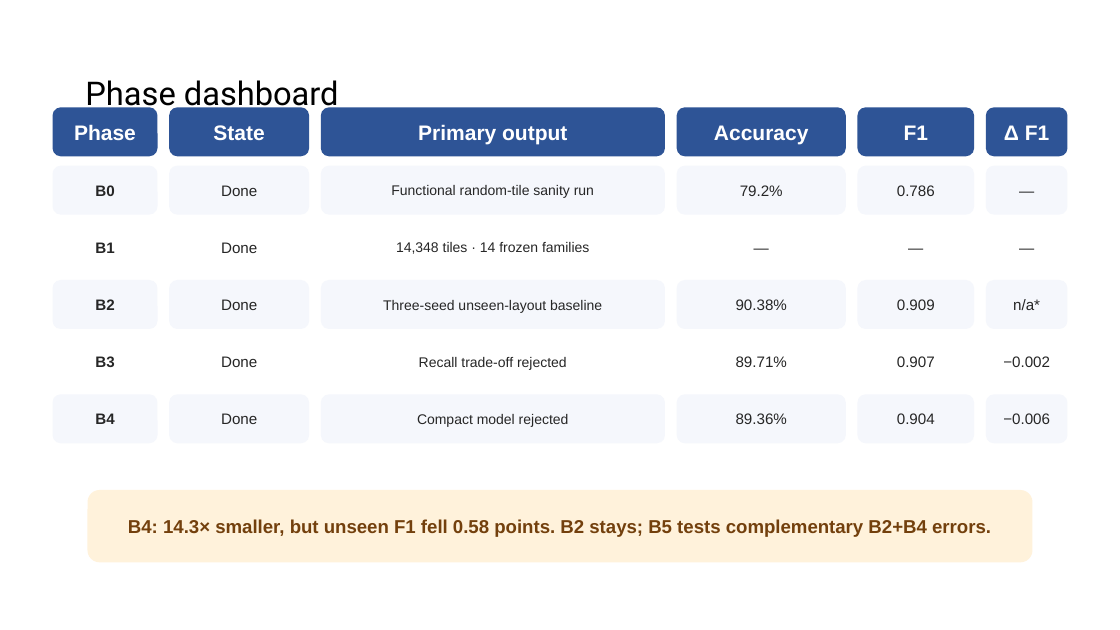
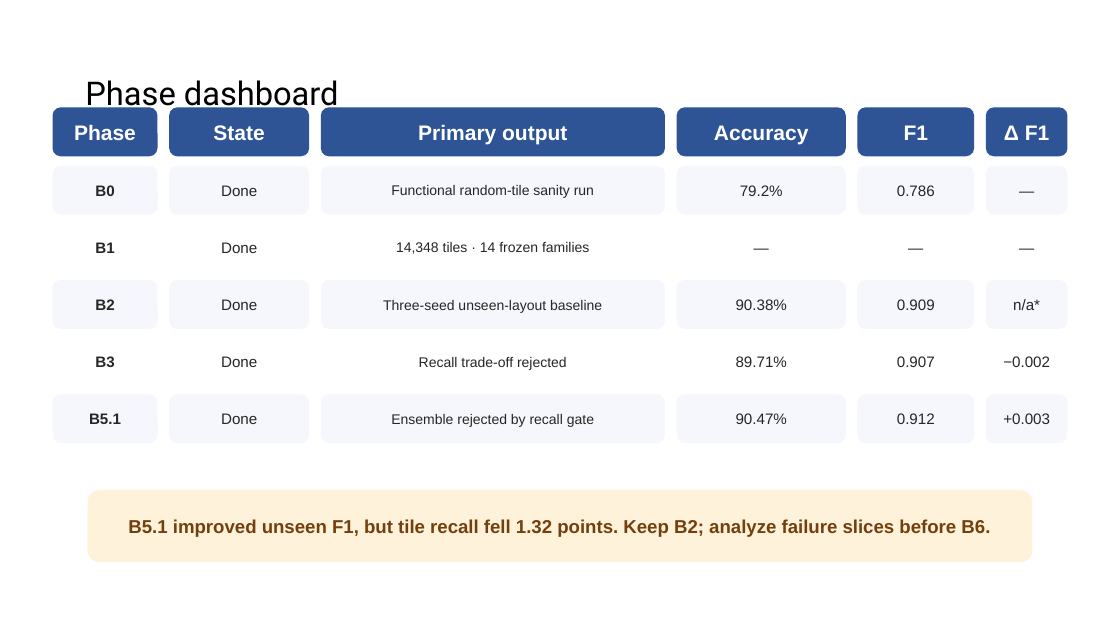
Before and after one commit to nocleo/ADVLSI2_Project_updated, a slide deck: slide 16 of presentation/ADVLSI2_DRC_CNN_Project_Progress.pptx. Drawn at 1120x630 pixels with LibreOffice and Linux fonts; fonts in the diff are those of the drawing. Boxes give left, top, right and bottom in pixels: in the first picture for what was removed or moved away, otherwise in the second. Text is boxed around its words. In the diff, an @@ line names an element or a change of style, - is before the commit and + after.

Commit message:
Document completed B5 ensemble experiment

```diff
--- a/presentation/ADVLSI2_DRC_CNN_Project_Progress.pptx
+++ b/presentation/ADVLSI2_DRC_CNN_Project_Progress.pptx
@@ text in rounded rectangle at (x1=89, y1=413, x2=121, y2=424): text changed @@
-B4
+B5.1
@@ text in rounded rectangle at (x1=391, y1=414, x2=594, y2=427): text changed @@
-Compact model rejected
+Ensemble rejected by recall gate
@@ text in rounded rectangle at (x1=736, y1=413, x2=787, y2=424): text changed @@
-89.36%
+90.47%
@@ text in rounded rectangle at (x1=897, y1=413, x2=935, y2=424): text changed @@
-0.904
+0.912
@@ text in rounded rectangle at (x1=1003, y1=413, x2=1050, y2=424): text changed @@
-−0.006
++0.003
@@ text in rounded rectangle at (x1=128, y1=519, x2=990, y2=537): text changed @@
-B4: 14.3× smaller, but unseen F1 fell 0.58 points. B2 stays; B5 tests complementary B2+B4 errors.
+B5.1 improved unseen F1, but tile recall fell 1.32 points. Keep B2; analyze failure slices before B6.
```
Also in this commit, not shown: 5 other slides changed, 5 other files.
